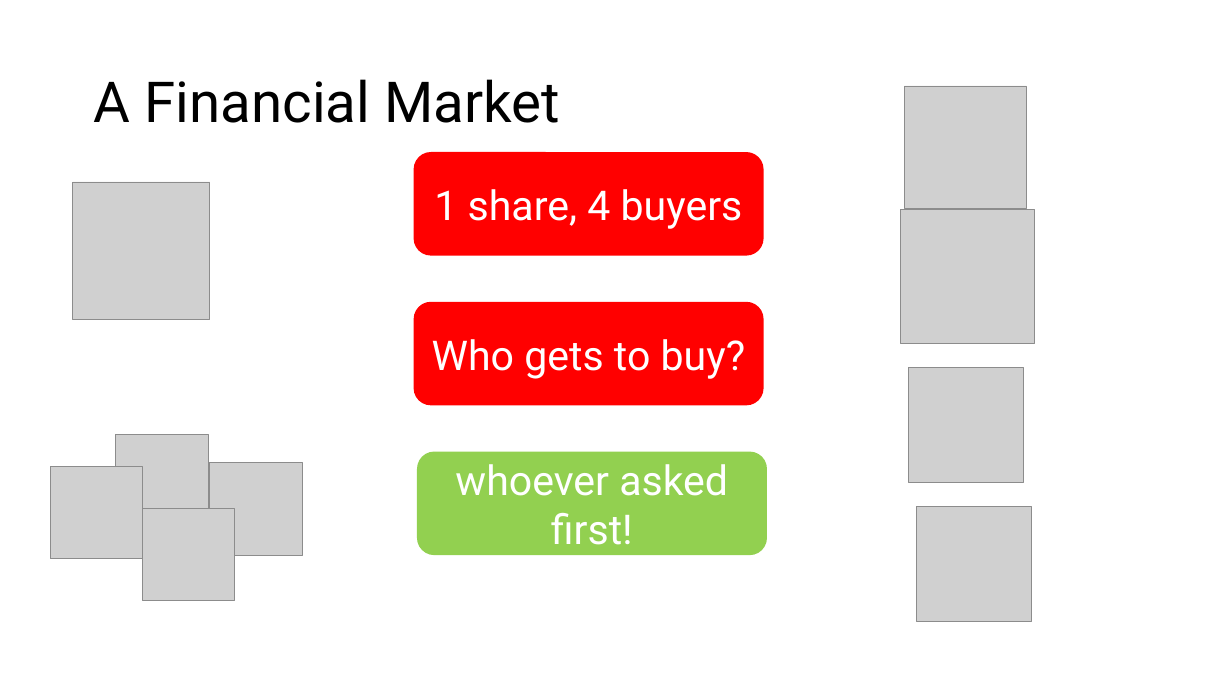
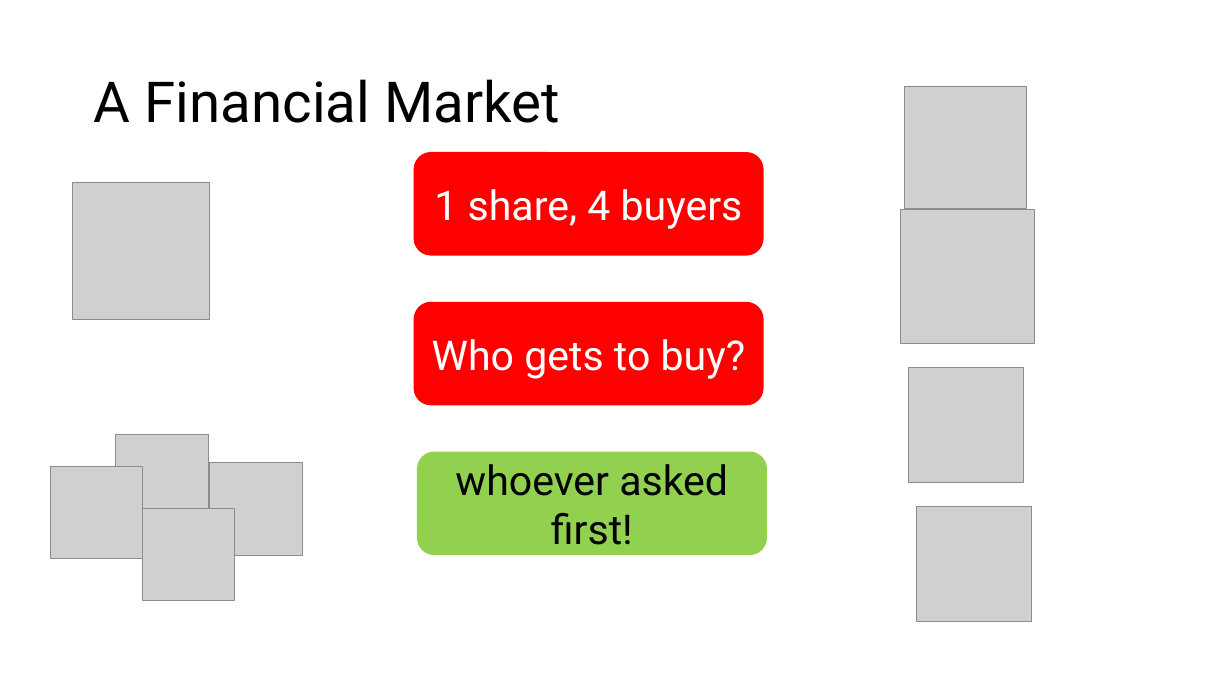
Before and after one commit to HaseebLUMS/Onyx-Presentation, a slide deck: slide 5 of tommy_hotnets_v2.pptx. Drawn at 1232x693 pixels with LibreOffice and Linux fonts; fonts in the diff are those of the drawing; grey boxes stand for pictures. Boxes give left, top, right and bottom in pixels: in the first picture for what was removed or moved away, otherwise in the second. Text is boxed around its words. In the diff, an @@ line names an element or a change of style, - is before the commit and + after.

Commit message:
updated

```diff
--- a/tommy_hotnets_v2.pptx
+++ b/tommy_hotnets_v2.pptx
@@ rounded rectangle "whoever asked first!" at bbox=[417, 452, 767, 555]: text colour #FFFFFF to #000000 @@
```
